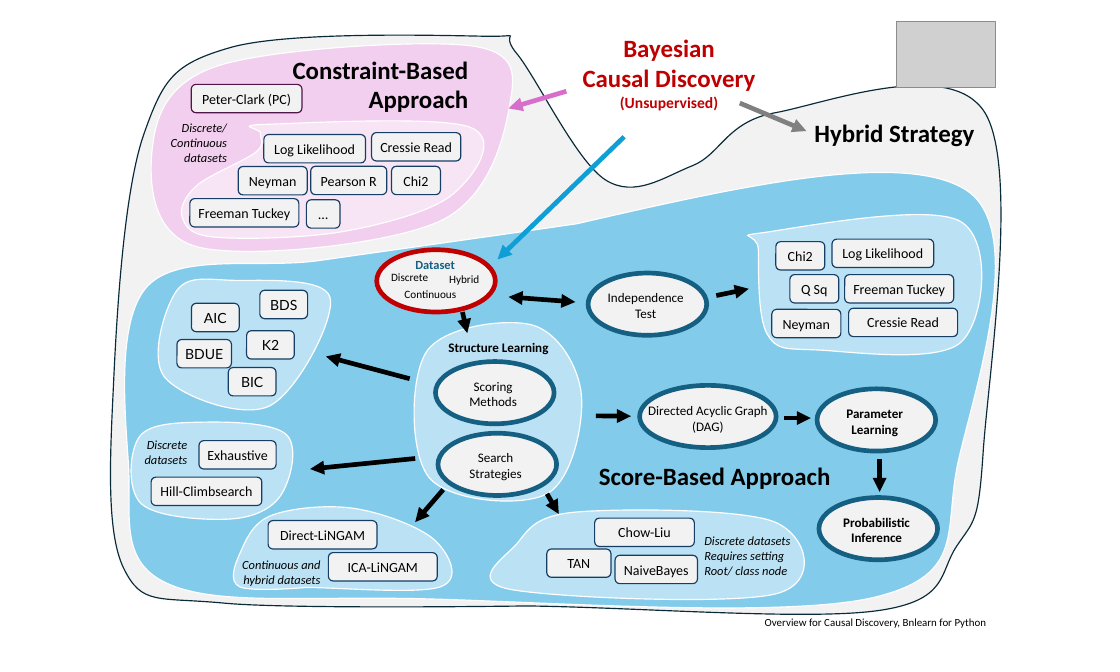
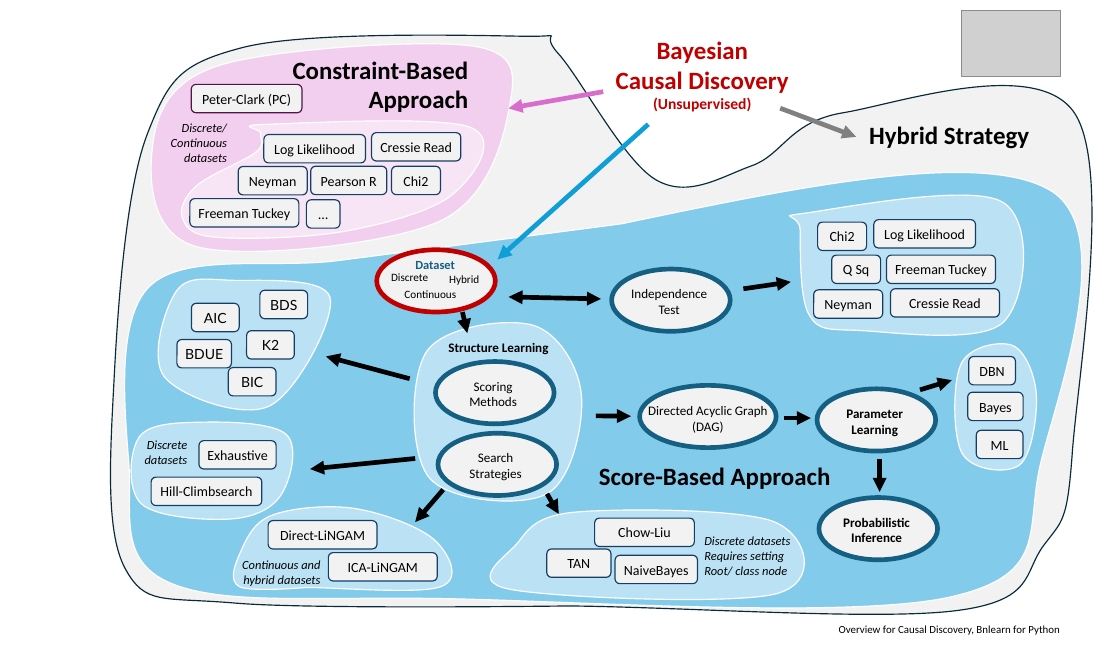
Before and after one commit to erdogant/bnlearn, a slide deck: slide 1 of docs/figs/Bayesian_graph.pptx. Drawn at 1120x672 pixels with LibreOffice and Linux fonts; fonts in the diff are those of the drawing; grey boxes stand for pictures. Boxes give left, top, right and bottom in pixels: in the first picture for what was removed or moved away, otherwise in the second. Text is boxed around its words. In the diff, an @@ line names an element or a change of style, - is before the commit and + after.

```diff
--- a/docs/figs/Bayesian_graph.pptx
+++ b/docs/figs/Bayesian_graph.pptx
@@ picture moved from (x1=897, y1=21, x2=995, y2=87) to (x1=962, y1=11, x2=1060, y2=76) @@
@@ freeform shape resized from (x1=110, y1=35, x2=1001, y2=614) to (x1=110, y1=35, x2=1092, y2=614) @@
@@ text "Bayesian" moved from (x1=583, y1=39, x2=755, y2=111) to (x1=616, y1=41, x2=788, y2=112) @@
@@ arrow moved from (566, 91) - (508, 109) to (603, 92) - (508, 109) @@
@@ arrow moved from (740, 103) - (806, 131) to (780, 108) - (856, 137) @@
@@ text "Hybrid Strategy" moved from (x1=814, y1=124, x2=974, y2=147) to (x1=869, y1=126, x2=1029, y2=149) @@
@@ arrow moved from (624, 137) - (497, 259) to (648, 124) - (497, 259) @@
@@ freeform shape resized from (x1=125, y1=172, x2=996, y2=608) to (x1=125, y1=172, x2=1082, y2=608) @@
@@ 6 rounded rectangles, 1 freeform shape moved together from (x1=748, y1=214, x2=982, y2=354) to (x1=790, y1=195, x2=1024, y2=335) @@
@@ ellipse moved from (x1=588, y1=273, x2=707, y2=335) to (x1=612, y1=269, x2=730, y2=331) @@
@@ double arrow moved from (508, 297) - (575, 302) to (508, 297) - (601, 299) @@
@@ text "Independence" moved from (x1=608, y1=293, x2=684, y2=318) to (x1=631, y1=289, x2=707, y2=314) @@
@@ arrow moved from (716, 296) - (749, 289) to (743, 289) - (791, 282) @@
@@ freeform shape added at (x1=955, y1=344, x2=1037, y2=470), fill #FFFFFF at 46% opacity, outline #FFFFFF 1.5 pt @@
@@ rounded rectangle added at (x1=969, y1=357, x2=1015, y2=385), fill #F2F2F2, outline #163E64 1.5 pt, 18 pt, text #000000 @@
+DBN
@@ arrow added from (920, 390) to (952, 380), #000000 6 pt @@
@@ rounded rectangle added at (x1=968, y1=392, x2=1023, y2=421), fill #F2F2F2, outline #163E64 1.5 pt, 18 pt, text #000000 @@
+Bayes
@@ rounded rectangle added at (x1=976, y1=430, x2=1023, y2=459), fill #F2F2F2, outline #163E64 1.5 pt, 18 pt, text #000000 @@
+ML
@@ text "Overview for Causal Discovery, Bnlearn ..." moved from (x1=765, y1=618, x2=987, y2=628) to (x1=839, y1=625, x2=1060, y2=635) @@
```
Also in this commit, not shown: 49 other files.
